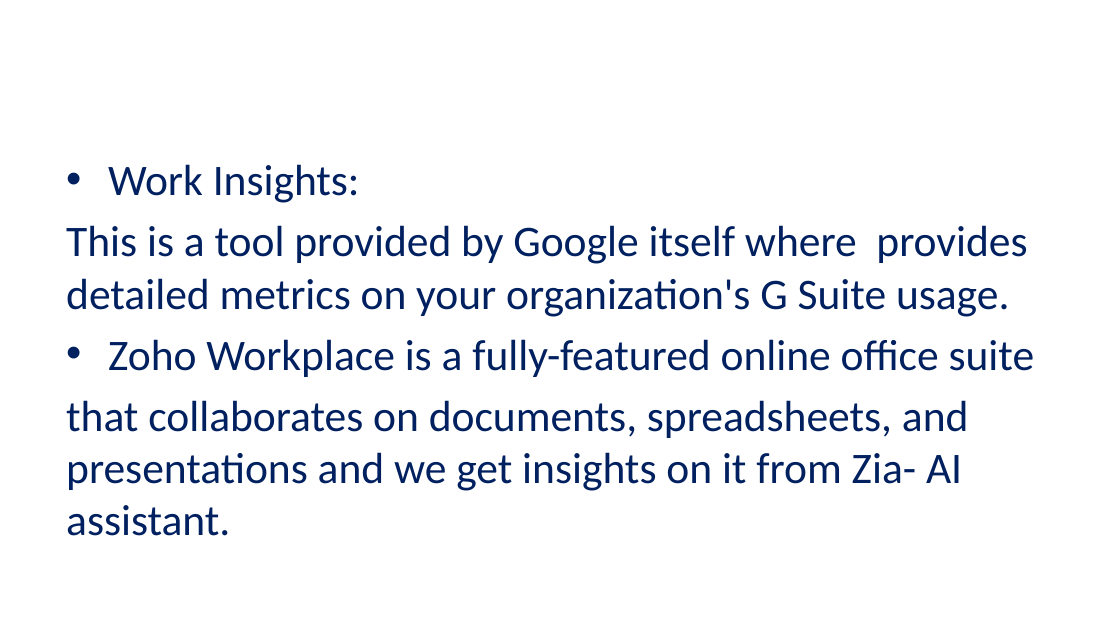
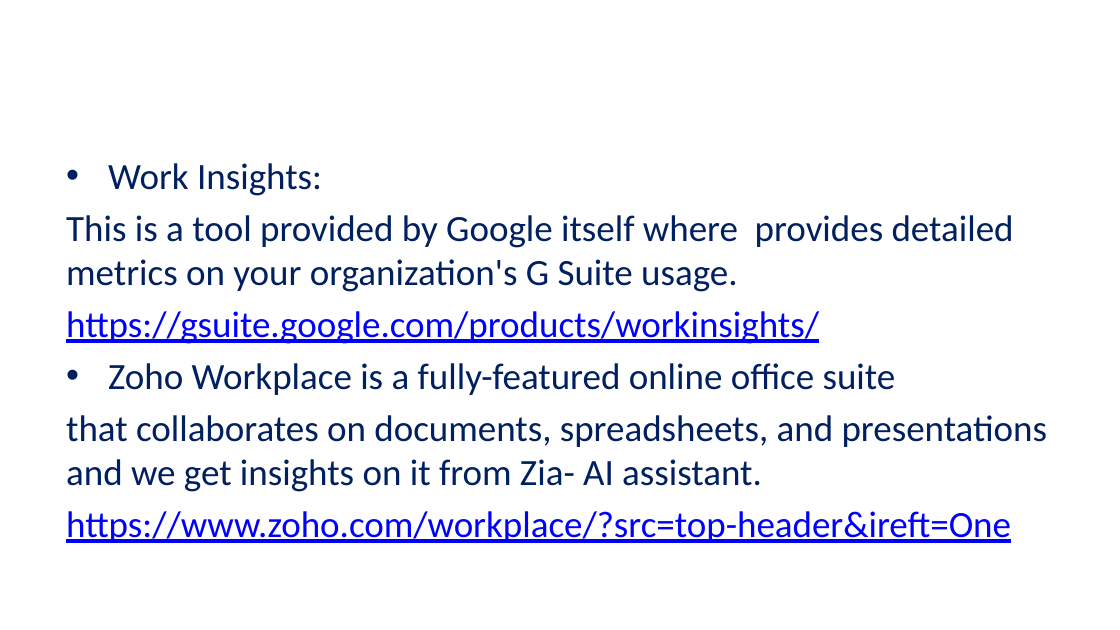
Before and after one commit to UNCG-CSE/G_Suite_Metrics, a slide deck: slide 7 of doc/G-suite review ppt.pptx (slide 5 before the commit). Drawn at 1120x630 pixels with LibreOffice and Linux fonts; fonts in the diff are those of the drawing; background and template pictures are left out. Boxes give left, top, right and bottom in pixels: in the first picture for what was removed or moved away, otherwise in the second. Text is boxed around its words. In the diff, an @@ line names an element or a change of style, - is before the commit and + after.

```diff
--- a/doc/G-suite review ppt.pptx
+++ b/doc/G-suite review ppt.pptx
@@ text at <box>66,163,1048,492</box>: size 28 to 23.8 pt in "Work Insights:", "This is a tool provided by Google ...", "Zoho Workplace is a fully-featured online office ...", "that collaborates on documents, spreadsheets, and presentati ..." @@
@@ text at <box>66,311,819,344</box>: paragraph added @@
+https://gsuite.google.com/products/workinsights/
@@ text at <box>66,511,1011,543</box>: paragraph added @@
+https://www.zoho.com/workplace/?src=top-header&ireft=One
```
